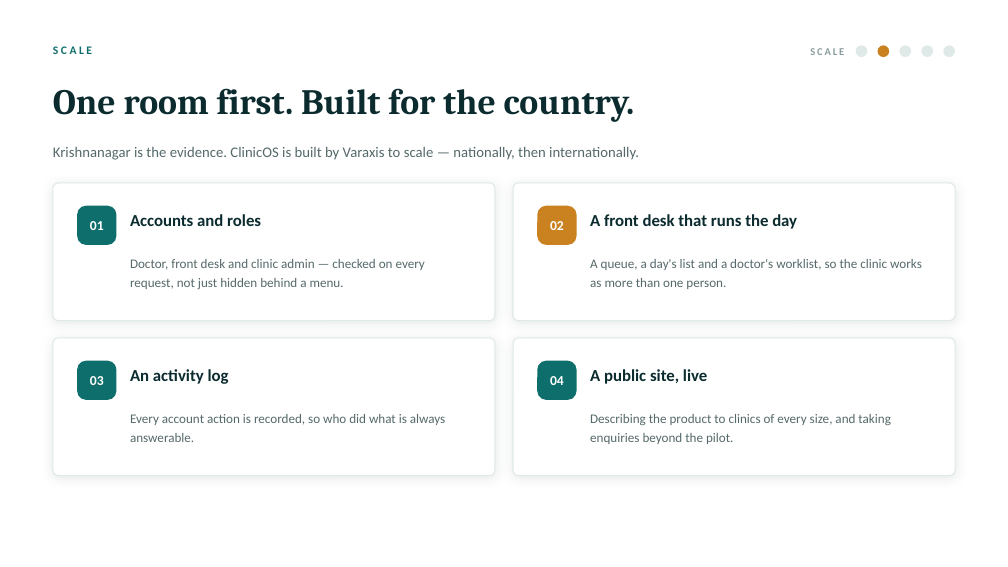
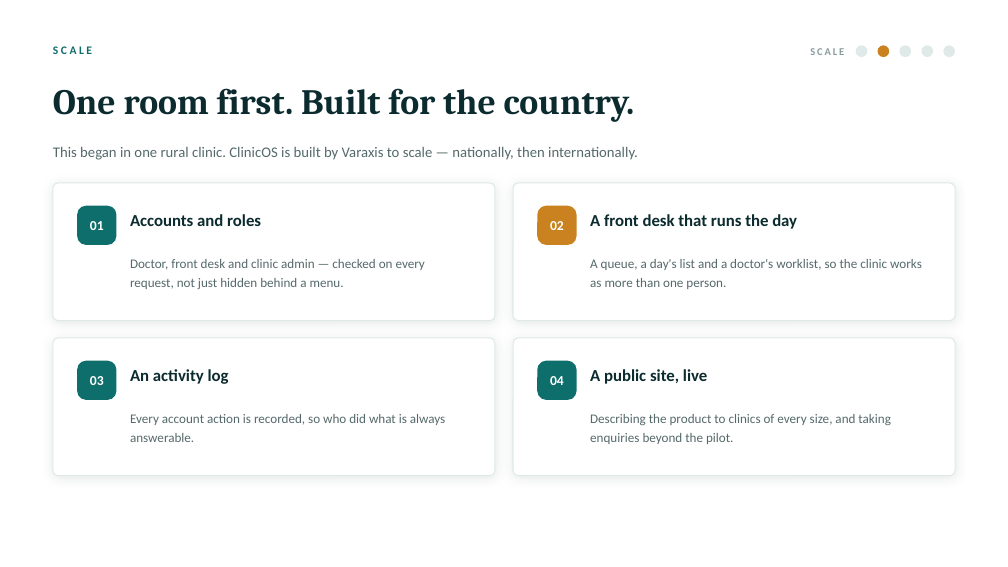
Before and after one commit to realishaanseal/clinicos, a slide deck: slide 18 of artifacts/ClinicOS_DesignThinking_Deck.pptx. Drawn at 1008x567 pixels with LibreOffice and Linux fonts; fonts in the diff are those of the drawing. Boxes give left, top, right and bottom in pixels: in the first picture for what was removed or moved away, otherwise in the second. Text is boxed around its words. In the diff, an @@ line names an element or a change of style, - is before the commit and + after.

```diff
--- a/artifacts/ClinicOS_DesignThinking_Deck.pptx
+++ b/artifacts/ClinicOS_DesignThinking_Deck.pptx
@@ text at box(53, 147, 638, 160): text changed @@
-Krishnanagar is the evidence. ClinicOS is built by Varaxis to scale — nationally, then internationally.
+This began in one rural clinic. ClinicOS is built by Varaxis to scale — nationally, then internationally.
```
Also in this commit, not shown: 5 other slides changed.
